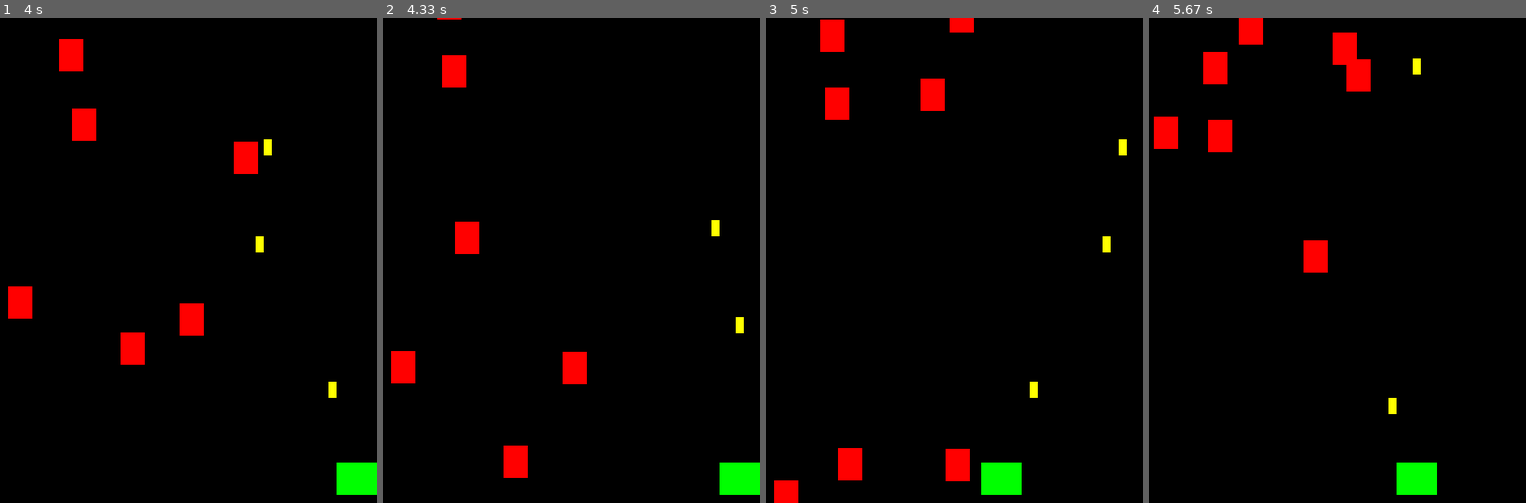
Above: before the commit, frames 1-4 (left to right).
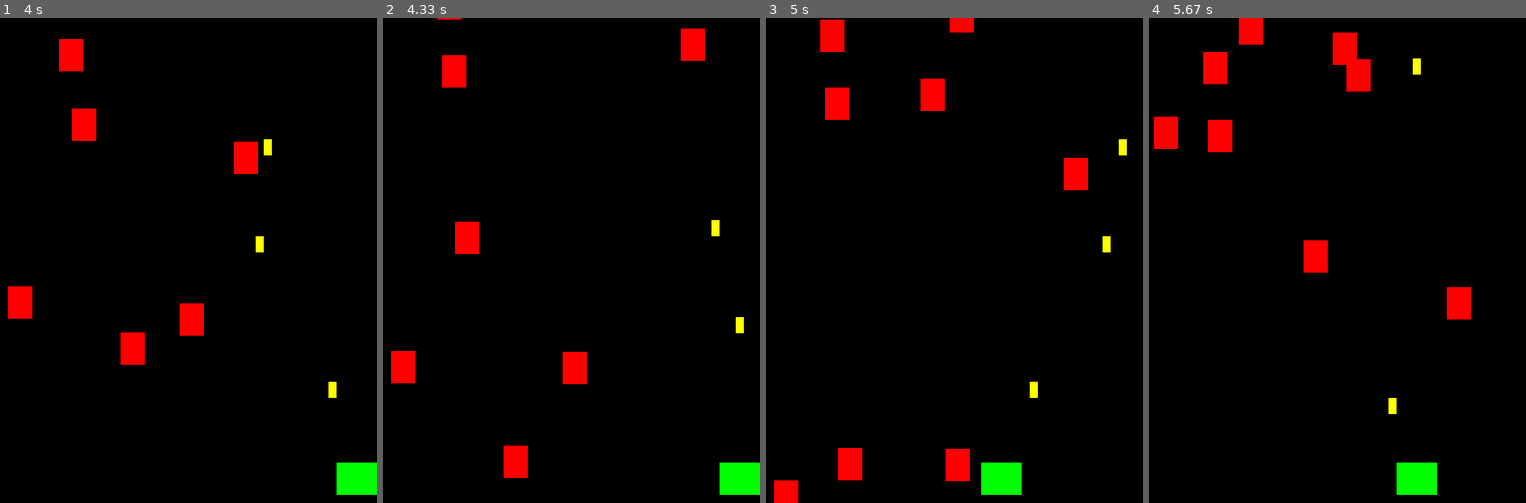
Above: after the commit, the same moments.

Repository: Knight-Thomas/My-pygame-App
Game: pygame game, started from myGameApp.py
Two runs of this game, one before a commit and one after it. Both use one fixed random seed, a clock stepped at 60 frames per second and the inputs below.
Inputs:
- Up to frame 1 (4 s): hold Right 0.33-0.8 s; hold Right 0.83-1.3 s; tap Space at 0.9, 1.2, 1.97, 2.27, 2.4, 2.7, 3.07, 3.37, 3.57, 3.87 s; hold Left 1.9-2.3 s; hold Right 2.33-2.97 s; hold Left 3-3.47 s; hold Right 3.5-3.97 s
- Up to frame 2 (4.33 s): hold Right from 4 s (still down); tap Space at 4.07 s
- Up to frame 3 (5 s): tap Space at 4.37, 4.57, 4.87 s; release Right at 4.47 s; hold Left from 4.5 s (still down)
- Up to frame 4 (5.67 s): release Left at 5.03 s; hold Right from 5.5 s (still down); tap Space at 5.57 s

Frame 1 is identical in both runs. In frame 2, 0.4% of the frame differs, in the area x 78-86%, y 2-9%; in frame 3, 0.4%; in frame 4, 0.4%.

Commit message:
Fixing hit mechanics

Diff:
--- a/myGameApp.py
+++ b/myGameApp.py
@@ -108,8 +108,8 @@
 #Spawn some mobs
 for i in range(8):
     m = Mob()
+    mobs.add(m)
     all_sprites.add(m)
-    mobs.add(m)
 
 all_sprites.add(player)
 
@@ -132,16 +132,17 @@
     all_sprites.update()
     #Check if a bullet hits a mob
     hits = pg.sprite.groupcollide(mobs,bullets,True,True)
-    #Check to see if a mob hits the player
-    hits = pg.sprite.spritecollide(player,mobs,False) #parameters are object to check against and group against
-    #False indicates whether hit item in group should be deleted or not
-
-#respawn mobs destroyed by bullets
     for hit in hits:
         m = Mob()
         all_sprites.add(m)
         mobs.add(m)
 
+    #Check to see if a mob hits the player
+    hits = pg.sprite.spritecollide(player,mobs,False)
+    #parameters are object to check against and group against
+    #False indicates whether hit item in group should be deleted or not
+
+#respawn mobs destroyed by bullets
     if hits:
         running = False
     #draw/render
